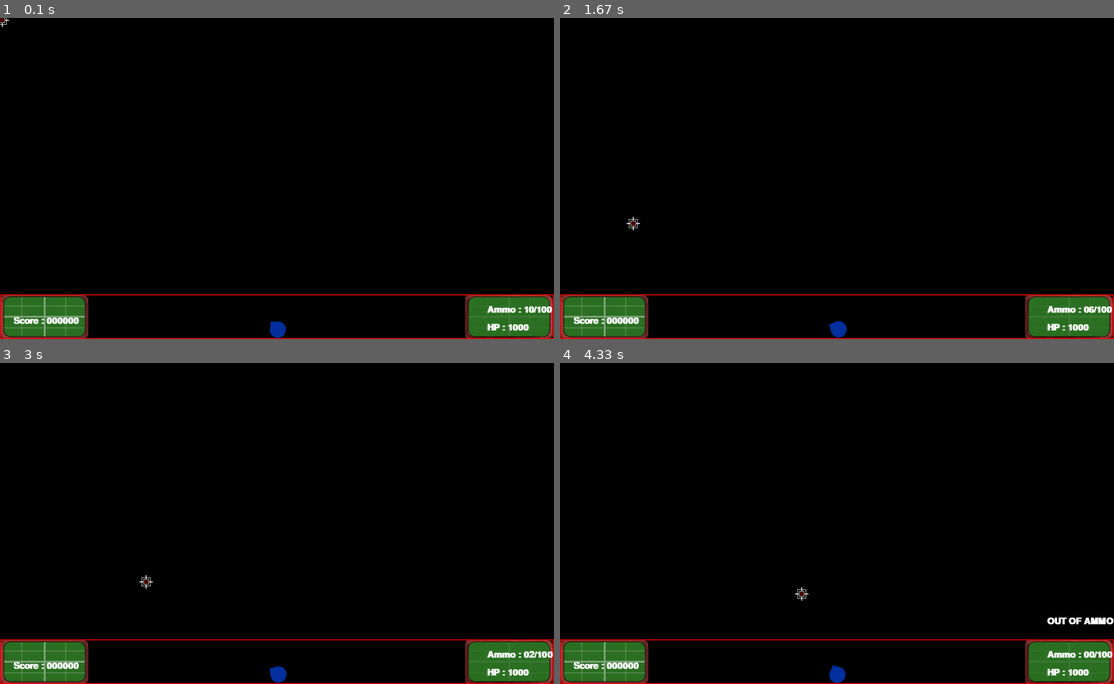
Above: before the commit, frames 1-4 (two rows, left to right).
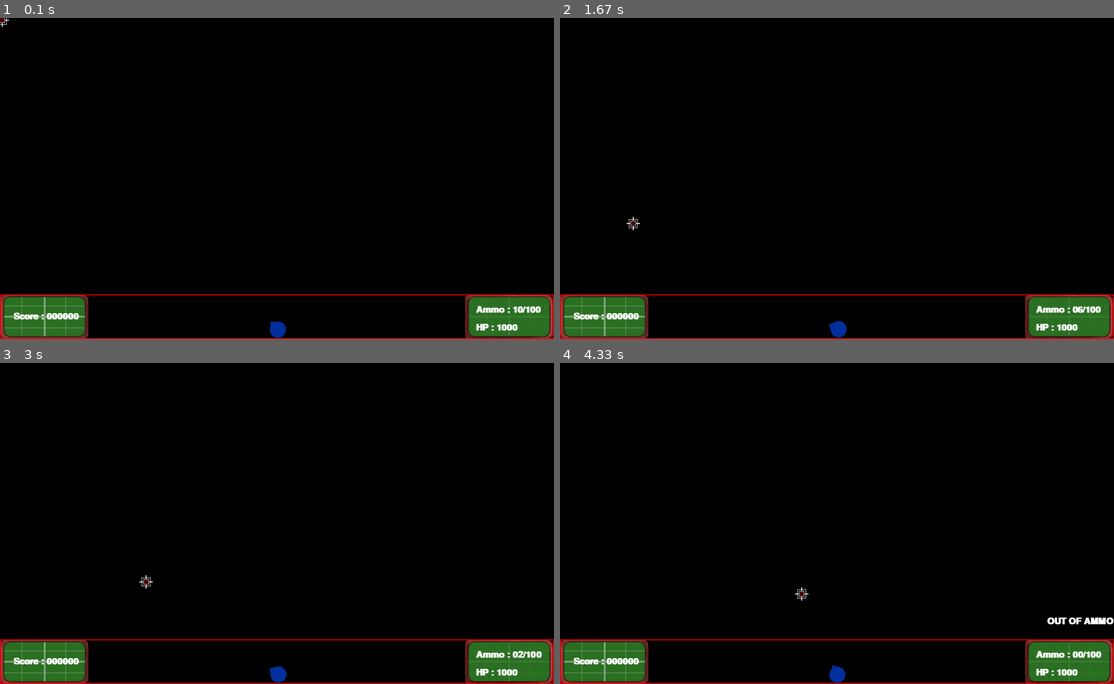
Above: after the commit, the same moments.

Repository: fanagiannis/DECK-COMMANDER
Game: pygame game, started from Game.py
Same seed, same stepped clock (60 frames per second), same inputs: the game is played once before the commit and once after it.
Inputs (mouse positions are in pixels of both pictures, inside the frame that each line leads up to):
- Up to frame 1 (0.1 s): no input
- Up to frame 2 (1.67 s): click (837, 178) at 0.38 s; click (1030, 217) at 0.72 s; click (626, 75) at 1.05 s; click (632, 223) at 1.38 s
- Up to frame 3 (3 s): click (116, 462) at 1.72 s; click (476, 545) at 2.05 s; click (105, 542) at 2.38 s; click (144, 581) at 2.72 s
- Up to frame 4 (4.33 s): click (875, 472) at 3.05 s; click (648, 443) at 3.38 s; click (875, 420) at 3.72 s; click (803, 594) at 4.05 s

The runs differ from the first frame. In frame 1, 0.7% of the frame differs, in the area x 2-100%, y 89-98%; in frame 2, 0.7%; in frame 3, 0.7%; in frame 4, 0.7%.

Commit message:
small fixes

Diff:
--- a/Variables.py
+++ b/Variables.py
@@ -22,10 +22,10 @@
 Target_Damage=250
 
 #global score_message_pos,lives_message_pos,game_over_message_pos,ammo_message_pos, ammo_no_message_pos
-score_message_pos=(30,DISPLAY_HEIGHT-50)
-lives_message_pos=(DISPLAY_WIDTH-150,DISPLAY_HEIGHT-35)
+score_message_pos=(30,DISPLAY_HEIGHT-60)
+lives_message_pos=(DISPLAY_WIDTH-175,DISPLAY_HEIGHT-35)
 game_over_message_pos=(DISPLAY_WIDTH/2-75,DISPLAY_HEIGHT/2-75)
-ammo_message_pos=(DISPLAY_WIDTH-150,DISPLAY_HEIGHT-75)
+ammo_message_pos=(DISPLAY_WIDTH-175,DISPLAY_HEIGHT-75)
 ammo_no_message_pos=(DISPLAY_WIDTH-150,DISPLAY_HEIGHT-150)
 
 score_value=100
